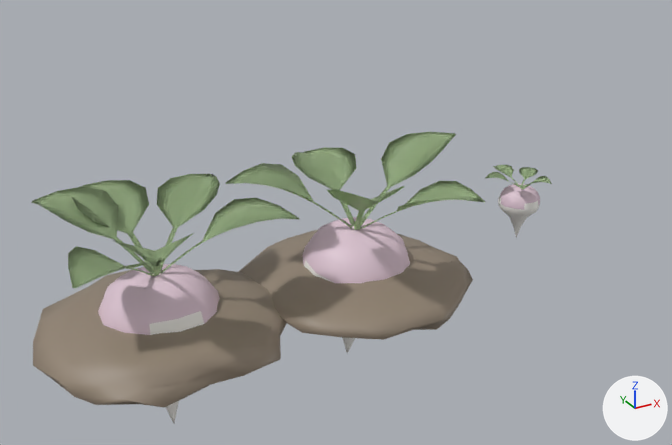
Two versions of the Blender file Blender/RainTurnip.blend, one commit apart.
Both versions are drawn from a camera (50 mm lens) standing at (-0.53, -1.773, 1.049) and looking at (0.457, 0.022, 0.152). The axes (+X, +Y, +Z) are drawn at lower right. The lights are the same throughout. The picture after the commit comes second.

In view in the first picture: 'RainTurnip_Item', 'RainTurnip_Node_A', 'RainTurnip_Node_B'.
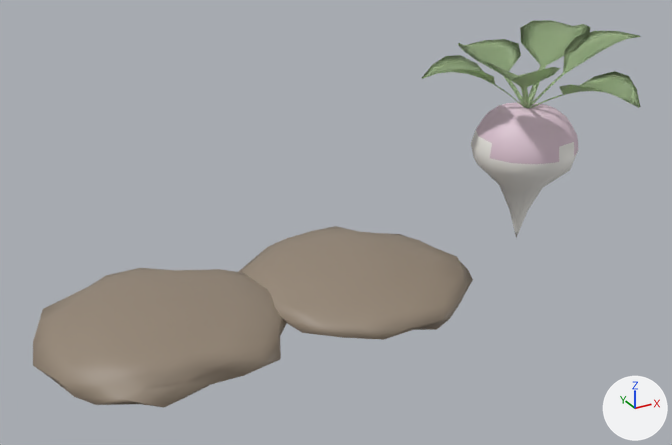
Boxes [x1, y1, x2, y2] around the edits, measured in the pictures (672 x 445 px; the box of a moved part takes in the faces that stretch with it):
'RainTurnip_Node_A', reshaped (44% shorter)
    before: [32, 174, 299, 423]
    after: [33, 268, 287, 408]
'RainTurnip_Node_B', reshaped (10% narrower, 48% shorter)
    before: [226, 132, 485, 353]
    after: [239, 226, 473, 340]
'RainTurnip_Item', reshaped (224% wider, 199% taller)
    before: [485, 165, 552, 237]
    after: [422, 20, 641, 237]
part 1 of me_rainturnip_node_a, deleted
    before: [32, 174, 299, 423]
part 2 of me_rainturnip_node_b, deleted
    before: [226, 132, 485, 353]
part 3 of me_rainturnip_item, moved or reshaped
    before: [493, 165, 518, 184]
    after: [458, 39, 524, 106]
part 4 of me_rainturnip_item, moved or reshaped
    before: [485, 172, 517, 186]
    after: [486, 62, 560, 108]
part 5 of me_rainturnip_item, added (green)
    after: [531, 31, 641, 106]
part 6 of me_rainturnip_item, added (green)
    after: [422, 55, 525, 108]
part 7 of me_rainturnip_item, added (green)
    after: [530, 71, 640, 108]
part 8 of me_rainturnip_item, added (green)
    after: [520, 20, 590, 107]
part 9 of me_rainturnip_item, deleted
    before: [519, 167, 538, 186]
part 10 of me_rainturnip_item, deleted
    before: [531, 176, 552, 184]
part 11 of me_rainturnip_item, deleted
    before: [514, 183, 532, 190]
part 12 of me_rainturnip_item, moved or reshaped
    before: [498, 184, 540, 237]
    after: [471, 102, 579, 237]

The change, as a list of edits to the scene's bpy script:
```text
Change me_rainturnip_node_a:
    remove me_rainturnip_node_a.from_pydata(...)  # 830 vertices, 988 faces; spans x -0.288..0.29, y -0.293..0.29, z -0.234..0.306
    remove me_rainturnip_node_a.materials.append(mat_rainturnip_root)  # white #f6f3ef
    remove me_rainturnip_node_a.materials.append(mat_rainturnip_top)  # pale pink #e5cbda
    remove me_rainturnip_node_a.materials.append(mat_rainturnip_leaf)  # green #b3cb9b
    add me_rainturnip_node_a.from_pydata(...)  # 162 vertices, 320 faces; spans x -0.288..0.282, y -0.293..0.29, z -0.007..0.065
    me_rainturnip_node_a part 1: 7 loose pieces with 668 vertices, spanning x -0.209..0.29, y -0.278..0.26, z -0.234..0.306, are deleted
Change me_rainturnip_node_b:
    remove me_rainturnip_node_b.from_pydata(...)  # 740 vertices, 900 faces; spans x -0.298..0.294, y -0.298..0.285, z -0.237..0.325
    remove me_rainturnip_node_b.materials.append(mat_rainturnip_root)  # white #f6f3ef
    remove me_rainturnip_node_b.materials.append(mat_rainturnip_top)  # pale pink #e5cbda
    remove me_rainturnip_node_b.materials.append(mat_rainturnip_leaf)  # green #b3cb9b
    add me_rainturnip_node_b.from_pydata(...)  # 162 vertices, 320 faces; spans x -0.298..0.274, y -0.298..0.285, z -0.007..0.069
    me_rainturnip_node_b part 2: 6 loose pieces with 578 vertices, spanning x -0.292..0.294, y -0.271..0.284, z -0.237..0.325, are deleted
Change me_rainturnip_item:
    remove me_rainturnip_item.from_pydata(...)  # 578 vertices, 580 faces; spans x -0.095..0.072, y -0.076..0.1, z 0.0..0.187
    add me_rainturnip_item.from_pydata(...)  # 668 vertices, 668 faces; spans x -0.267..0.262, y -0.305..0.318, z 0.0..0.545
    me_rainturnip_item part 3: the loose piece of 90 vertices spanning x -0.036..0.016, y -0.001..0.1, z 0.145..0.185 is multiplied about its middle by the matrix ((3.226, 0.828, -0.001), (-0.811, 3.055, -0.015), (-0.002, 0.009, 3.162)), then moved by (0.018, 0.11, 0.257)
    me_rainturnip_item part 4: the loose piece of 90 vertices spanning x -0.095..0.001, y -0.006..0.044, z 0.145..0.187 is multiplied about its middle by the matrix ((1.401, -2.884, 0.41), (2.741, 1.75, 0.363), (-0.412, 0.143, 3.158)), then moved by (-0.066, -0.106, 0.28)
    me_rainturnip_item part 5: the loose piece of 90 vertices spanning x -0.036..0.016, y -0.001..0.1, z 0.145..0.185 is copied, and the copy is multiplied about its middle by the matrix ((-1.588, 2.573, -0.752), (-2.636, -1.576, 0.29), (-0.156, 0.871, 2.932)), then moved by (0.139, -0.094, 0.297); it spans x -0.004..0.262, y -0.132..0.024, z 0.358..0.545
    me_rainturnip_item part 6: a new loose piece of 90 vertices spanning x -0.267..0.003, y -0.026..0.128, z 0.358..0.49, in mat_rainturnip_leaf (green #b3cb9b)
    me_rainturnip_item part 7: a new loose piece of 90 vertices spanning x -0.048..0.128, y -0.305..0.003, z 0.358..0.479, in mat_rainturnip_leaf (green #b3cb9b)
    me_rainturnip_item part 8: a new loose piece of 90 vertices spanning x -0.005..0.259, y -0.01..0.166, z 0.358..0.543, in mat_rainturnip_leaf (green #b3cb9b)
    me_rainturnip_item part 9: the loose piece of 90 vertices spanning x -0.001..0.072, y -0.002..0.046, z 0.145..0.181 is deleted
    me_rainturnip_item part 10: the loose piece of 90 vertices spanning x -0.004..0.047, y -0.076..0.001, z 0.145..0.183 is deleted
    me_rainturnip_item part 11: the loose piece of 90 vertices spanning x -0.054..0.002, y -0.068..0.002, z 0.145..0.18 is deleted
    me_rainturnip_item part 12: 127 vertices removed from x -0.053..0.054, y -0.054..0.055, z 0.009..0.149; 127 vertices added at x -0.134..0.132, y -0.135..0.133, z 0.022..0.366
```
